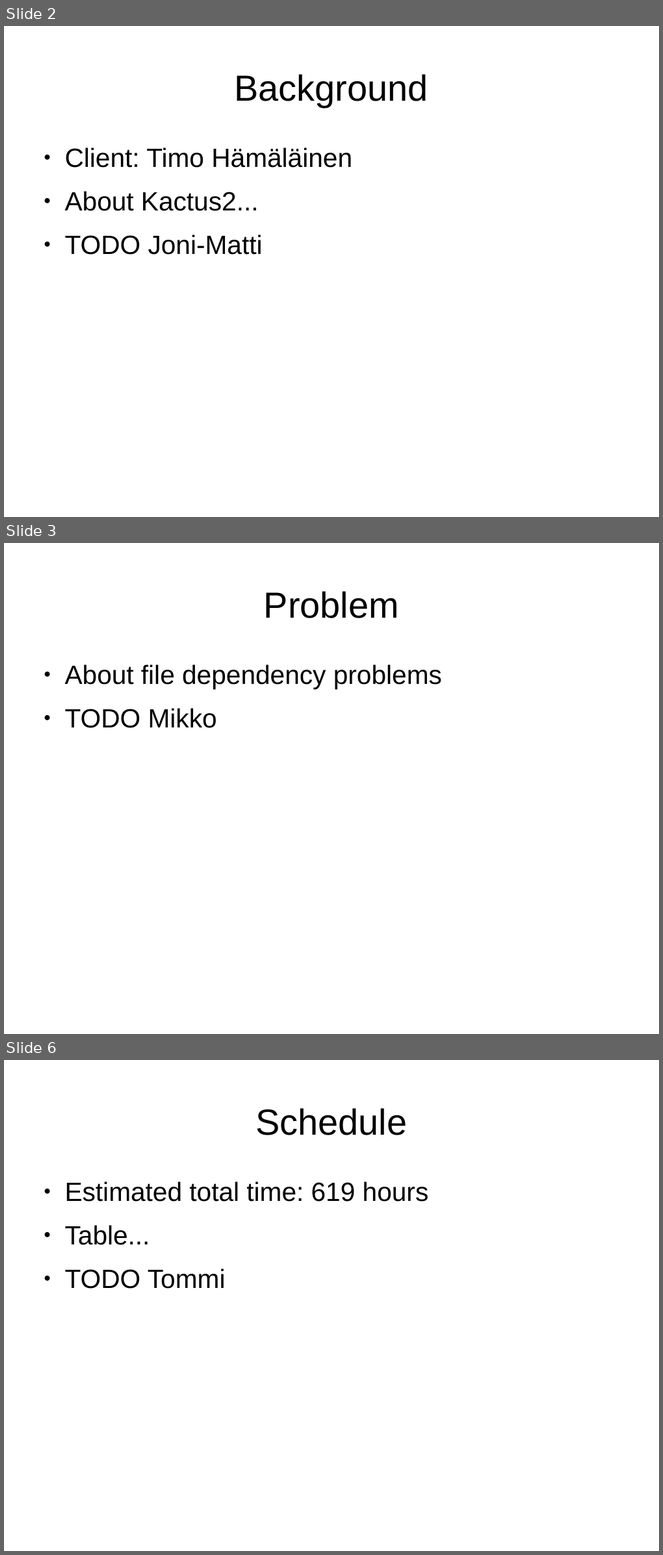
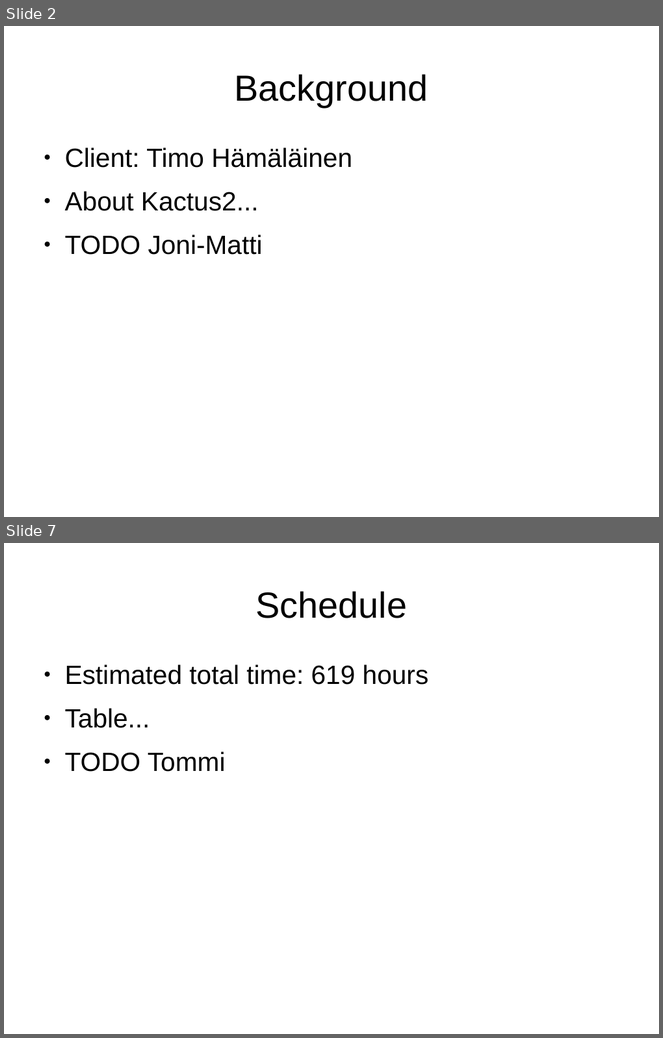
Before and after one commit to darwinbeing/kactus2all, a slide deck: Administrative/Project Plan Slides.odp. Shown one above the other, each under a label of ours: slides 2, 3 and 6 before the commit, slides 2 and 7 after it; the slides between them are not shown. The pictures are 663x1555 and 663x1038 pixels, drawn with LibreOffice and Linux fonts; fonts in the diff are those of the drawing. Boxes give left, top, right and bottom in pixels: in the first picture for what was removed or moved away, otherwise in the second. Text is boxed around its words. In the diff, an @@ line names an element or a change of style, - is before the commit and + after.

```diff
--- a/Administrative/Project Plan Slides.odp
+++ b/Administrative/Project Plan Slides.odp
@@ slide 3 removed at box(4, 543, 659, 1034), background #FFFFFF @@
@@ title removed at box(264, 591, 399, 618) @@
-Problem
@@ text removed at box(65, 665, 442, 728) @@
-● About file dependency problems
-● TODO Mikko
@@ what was slide 6 is now slide 7 @@
```
Also in this commit, not shown: 2 slides changed, 3 slides added, 1 other slide removed.
